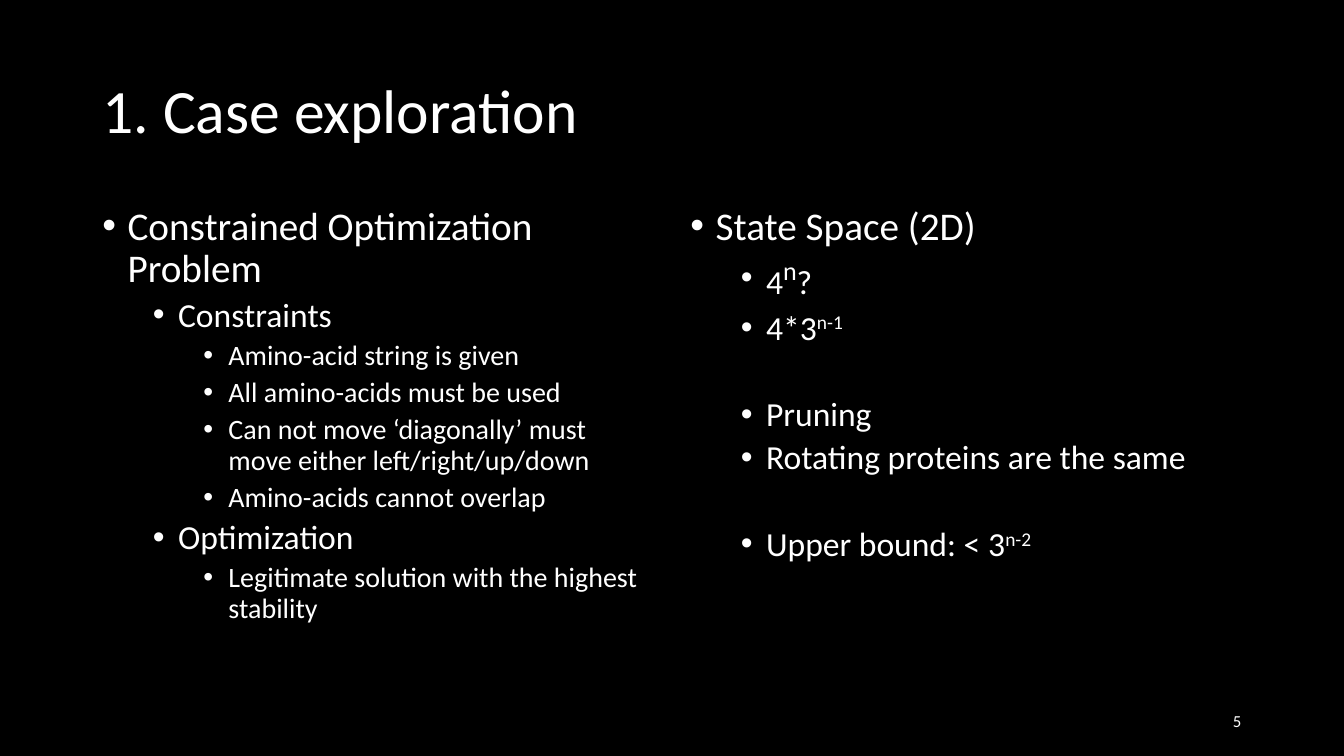
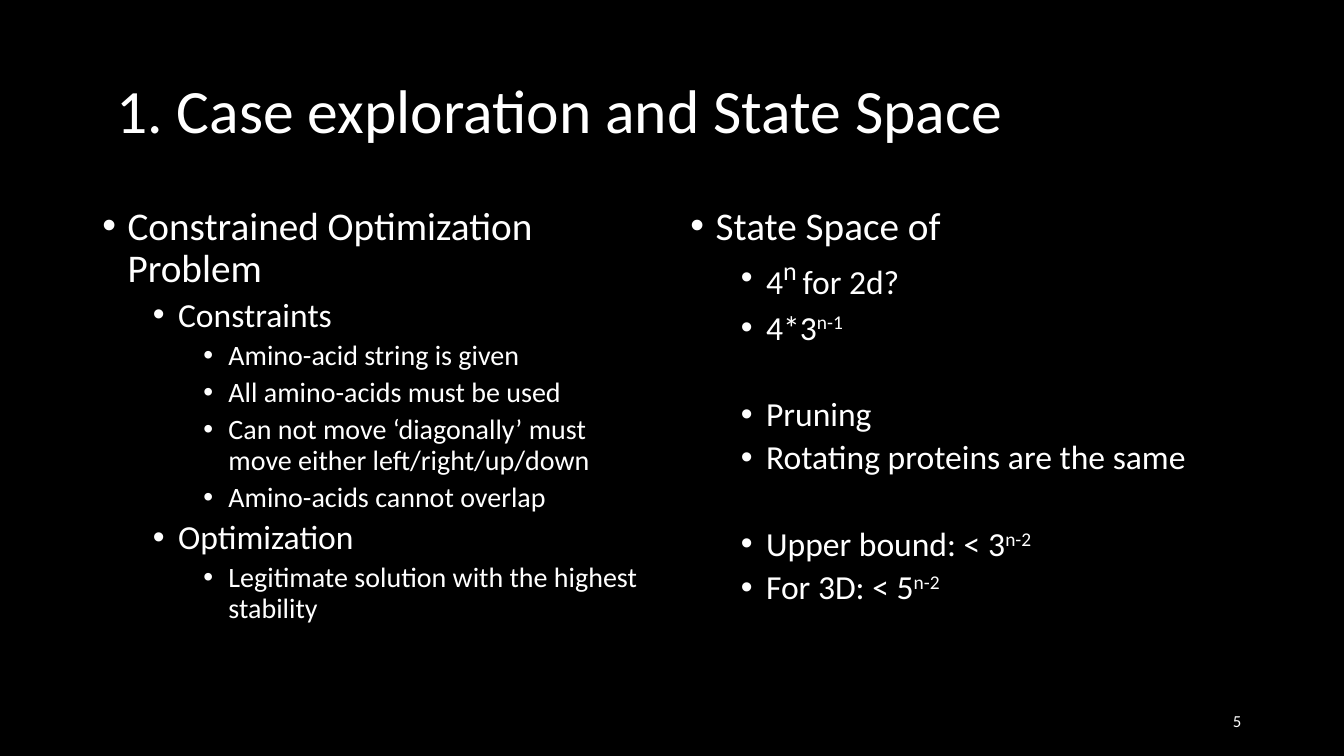
Before and after one commit to Loek21/Protein-Pow-d-er, a slide deck: slide 5 of Documentation/PPP, Week 2, Meeting 1.pptx. Drawn at 1344x756 pixels with LibreOffice and Linux fonts; fonts in the diff are those of the drawing. Boxes give left, top, right and bottom in pixels: in the first picture for what was removed or moved away, otherwise in the second. Text is boxed around its words. In the diff, an @@ line names an element or a change of style, - is before the commit and + after.

Commit message:
PPP: Update
Done:
My slides
Numbering of titles
Added few pictures in my slides
Reformatted presentationformat slide
Removed Datastructure reminder slide

```diff
--- a/Documentation/PPP, Week 2, Meeting 1.pptx
+++ b/Documentation/PPP, Week 2, Meeting 1.pptx
@@ title at bbox=[116, 90, 1002, 143]: text changed @@
-1. Case exploration
+1. Case exploration and State Space
@@ text at bbox=[716, 213, 941, 295]: text changed @@
-• State Space (2D)
-  • 4n?
+• State Space of
+  • 4n for 2d?
@@ text at bbox=[766, 576, 940, 600]: paragraph added @@
+  • For 3D: < 5n-2
```
Also in this commit, not shown: 14 other slides changed, 2 other files.
